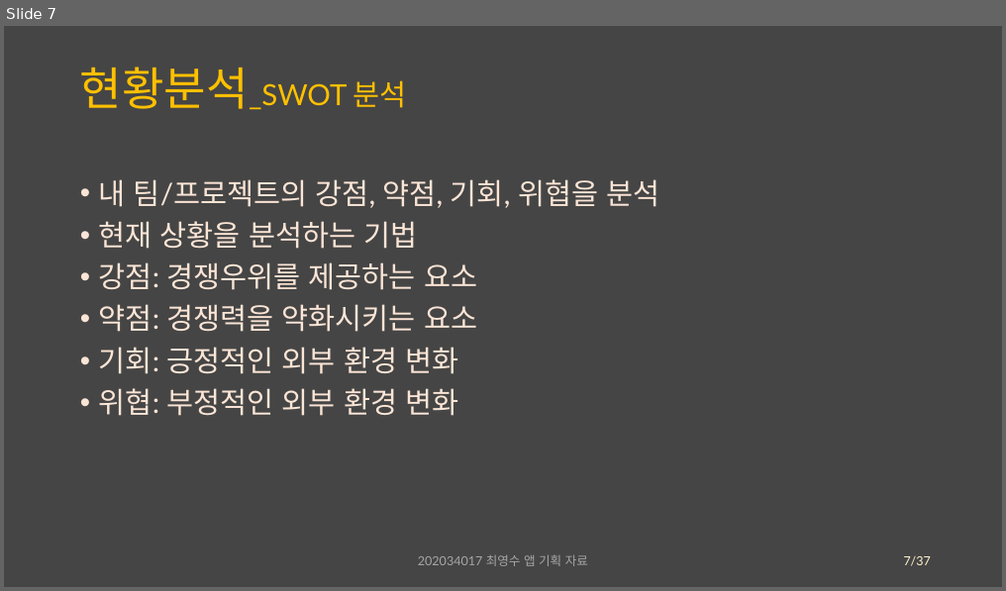
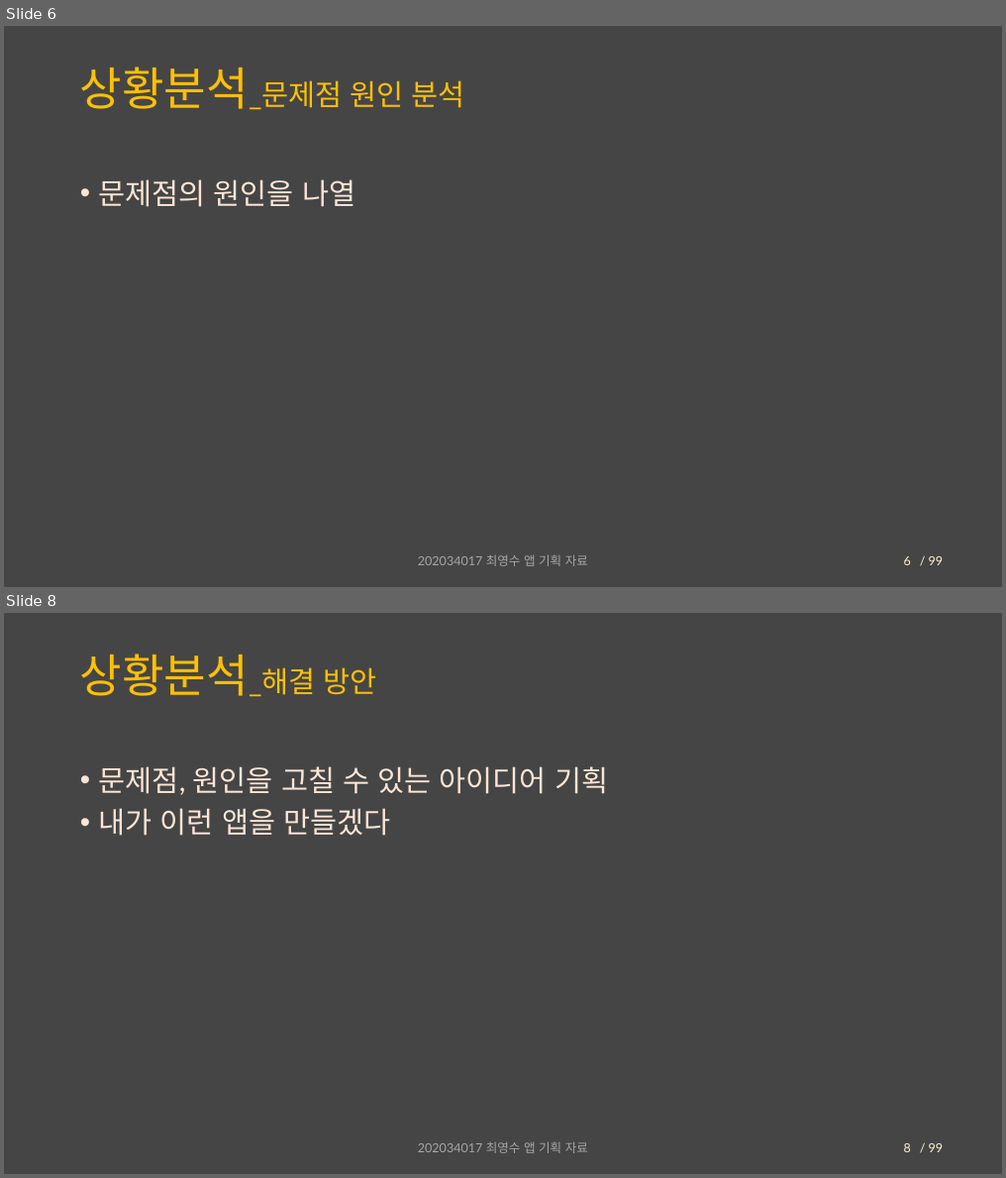
Before and after one commit to Chronos410/PartyCompetition, a slide deck: 대충 설계도.pptx. Shown one above the other, each under a label of ours: slide 7 before the commit, slides 6 and 8 after it; the slides between them are not shown. The pictures are 1006x591 and 1006x1178 pixels, drawn with LibreOffice and Linux fonts; fonts in the diff are those of the drawing. Boxes give left, top, right and bottom in pixels: in the first picture for what was removed or moved away, otherwise in the second. Text is boxed around its words. In the diff, an @@ line names an element or a change of style, - is before the commit and + after.

```diff
--- a/대충 설계도.pptx
+++ b/대충 설계도.pptx
@@ slide 8 added at (4, 613, 1002, 1174), background #454545; not listed: 1 template element that a slide beside it also shows @@
@@ title added at (80, 654, 377, 696), 28 pt, text #FFC000 @@
+상황분석_해결 방안
@@ text added at (99, 766, 608, 836), 28 pt, text #FBE5D6 @@
+• 문제점, 원인을 고칠 수 있는 아이디어 기획
+• 내가 이런 앱을 만들겠다
@@ text added at (418, 1143, 588, 1154), 12 pt, text #A6A6A6 @@
+202034017 최영수 앱 기획 자료
@@ page number added at (904, 1144, 911, 1153), 12 pt, text #FFF2CC @@
+8
@@ what was slide 7 is now slide 6 @@
@@ slide 6 changed as well @@
@@ title at (80, 67, 465, 109): text changed @@
-현황분석_SWOT 분석
+상황분석_문제점 원인 분석
@@ text at (99, 179, 355, 207): text changed @@
-• 내 팀/프로젝트의 강점, 약점, 기회, 위협을 분석
-• 현재 상황을 분석하는 기법
-• 강점: 경쟁우위를 제공하는 요소
-• 약점: 경쟁력을 약화시키는 요소
-• 기회: 긍정적인 외부 환경 변화
-• 위협: 부정적인 외부 환경 변화
+• 문제점의 원인을 나열
@@ page number at (904, 557, 911, 566): text changed @@
-7
+6
@@ text removed at (911, 557, 931, 567) @@
-/37
@@ text added at (929, 557, 944, 566), 12 pt, text #FFF2CC @@
+/ 99
```
Also in this commit, not shown: 7 other slides changed, 9 other slides added, 3 other files.
